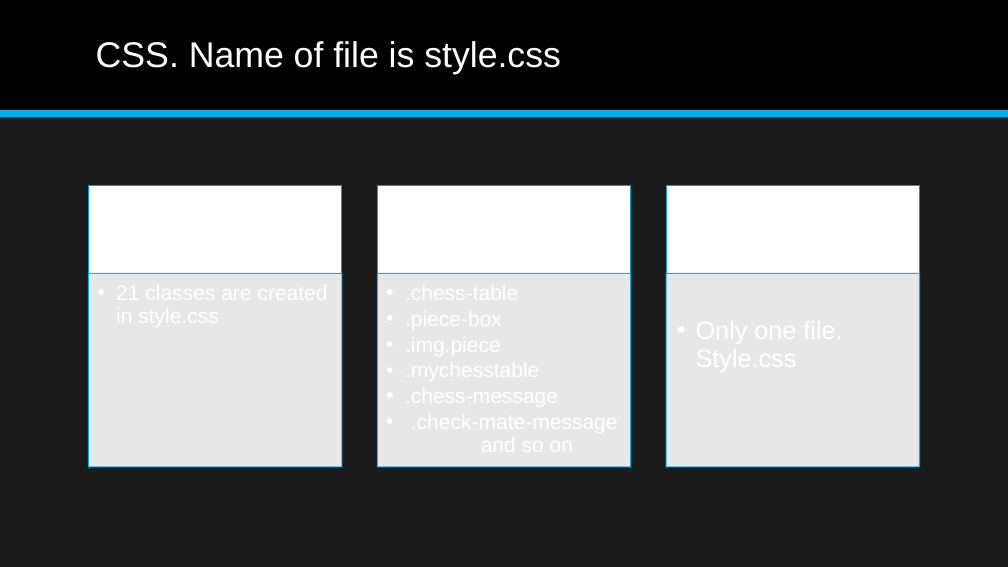
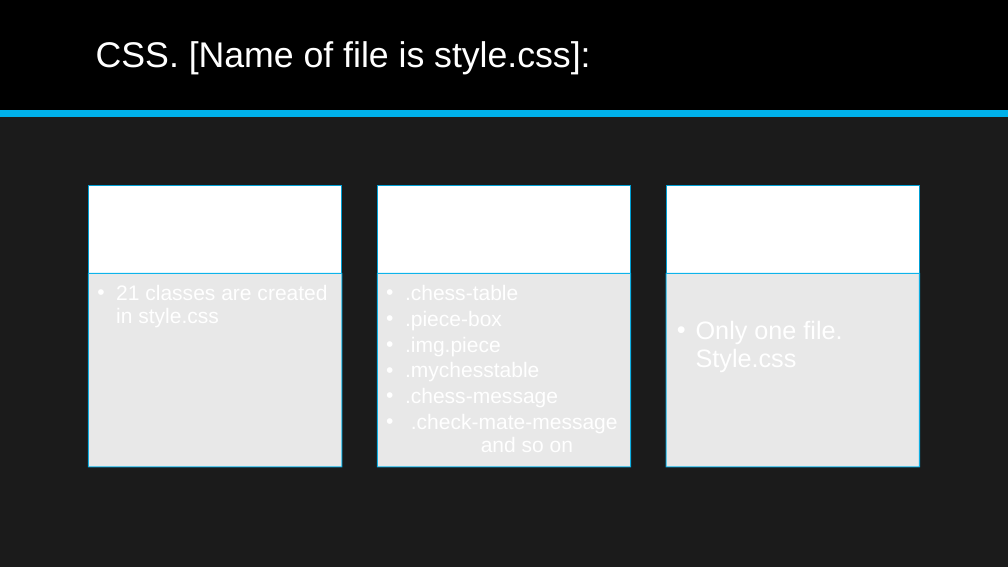
Before and after one commit to coolboyshubham/TheChessProject, a slide deck: slide 10 of The Chess Project.pptx (slide 11 before the commit). Drawn at 1008x567 pixels with LibreOffice and Linux fonts; fonts in the diff are those of the drawing. Boxes give left, top, right and bottom in pixels: in the first picture for what was removed or moved away, otherwise in the second. Text is boxed around its words. In the diff, an @@ line names an element or a change of style, - is before the commit and + after.

```diff
--- a/The Chess Project.pptx
+++ b/The Chess Project.pptx
@@ title at (96,41,590,74): text changed @@
-CSS. Name of file is style.css
+CSS. [Name of file is style.css]:
```
Also in this commit, not shown: 4 other slides changed, 8 slides added, 4 slides removed, 10 other files.
